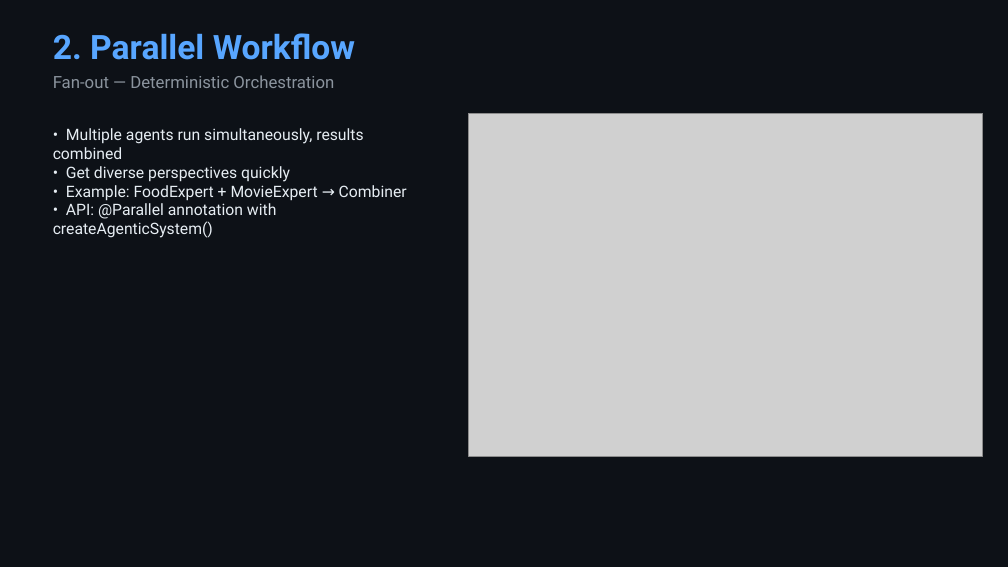
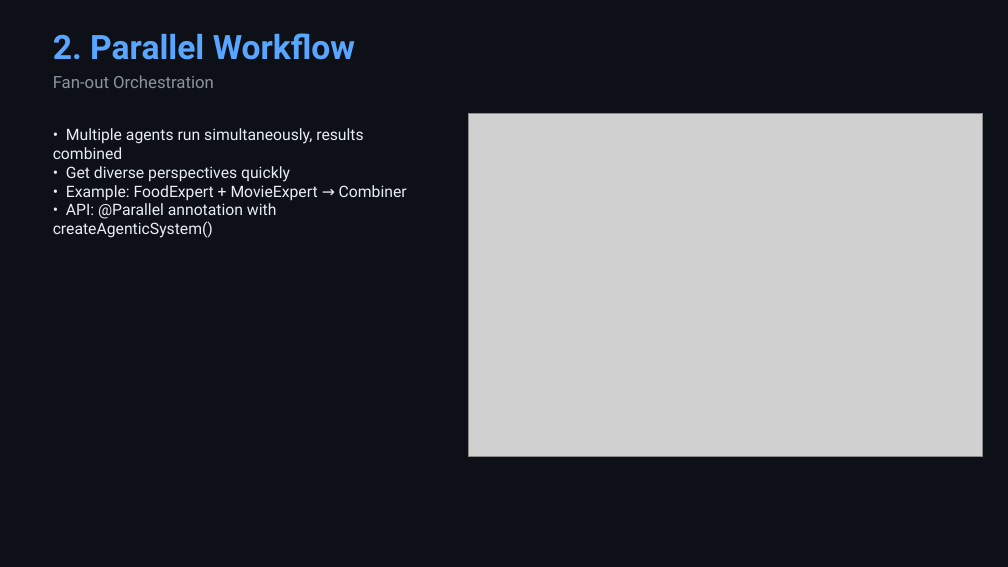
Before and after one commit to roryp/matrixagents, a slide deck: slide 6 of MatrixAgents-Showcase.pptx. Drawn at 1008x567 pixels with LibreOffice and Linux fonts; fonts in the diff are those of the drawing; grey boxes stand for pictures. Boxes give left, top, right and bottom in pixels: in the first picture for what was removed or moved away, otherwise in the second. Text is boxed around its words. In the diff, an @@ line names an element or a change of style, - is before the commit and + after.

```diff
--- a/MatrixAgents-Showcase.pptx
+++ b/MatrixAgents-Showcase.pptx
@@ text at box(53, 75, 214, 88): text changed @@
-Fan-out — Deterministic Orchestration
+Fan-out Orchestration
```
Also in this commit, not shown: 5 other slides changed, 8 other files.
